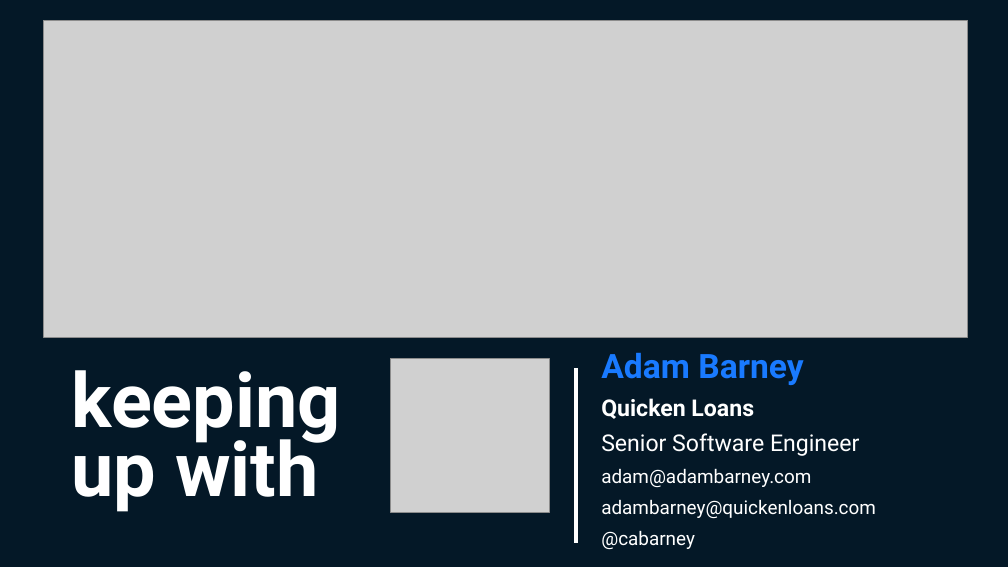
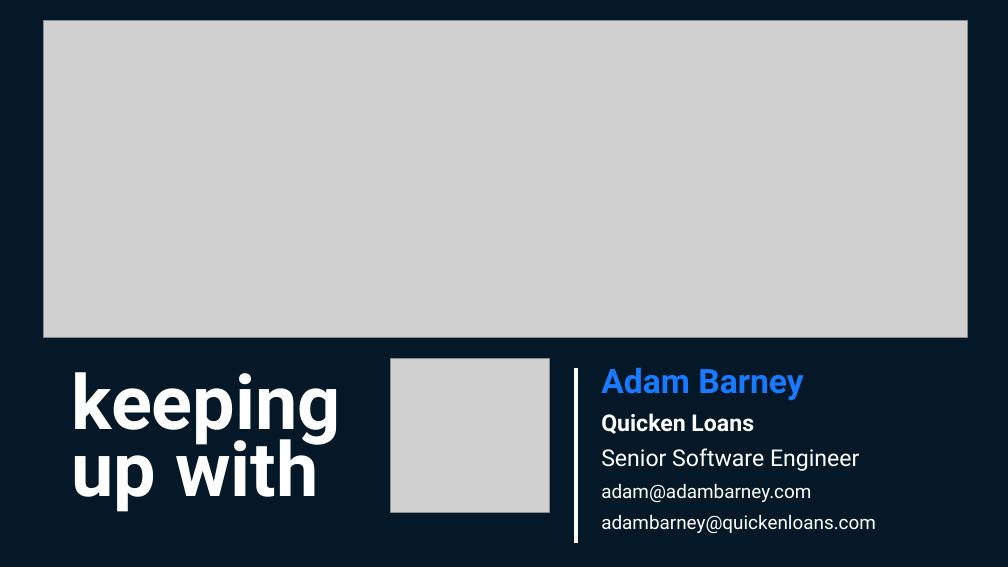
Before and after one commit to cabarney/keeping-up-with-c-sharp, a slide deck: slide 1 of Keeping Up With C#.pptx. Drawn at 1008x567 pixels with LibreOffice and Linux fonts; fonts in the diff are those of the drawing; grey boxes stand for pictures; background and template pictures are left out. Boxes give left, top, right and bottom in pixels: in the first picture for what was removed or moved away, otherwise in the second. Text is boxed around its words. In the diff, an @@ line names an element or a change of style, - is before the commit and + after.

```diff
--- a/Keeping Up With C#.pptx
+++ b/Keeping Up With C#.pptx
@@ text "Adam Barney": place and size @@
-text "Adam Barney" at [601, 352, 876, 549]
+text "Adam Barney" at [601, 367, 876, 533]
@@ text at [601, 530, 695, 549]: paragraph removed @@
-@cabarney
```
Also in this commit, not shown: 1 other slide changed, 4 other files.
